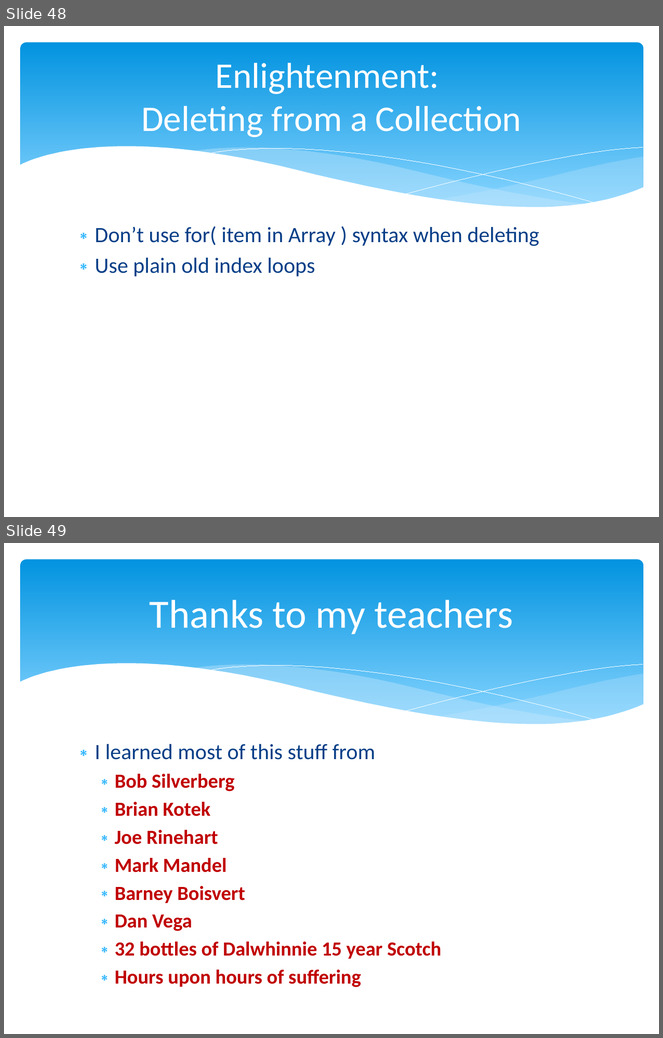
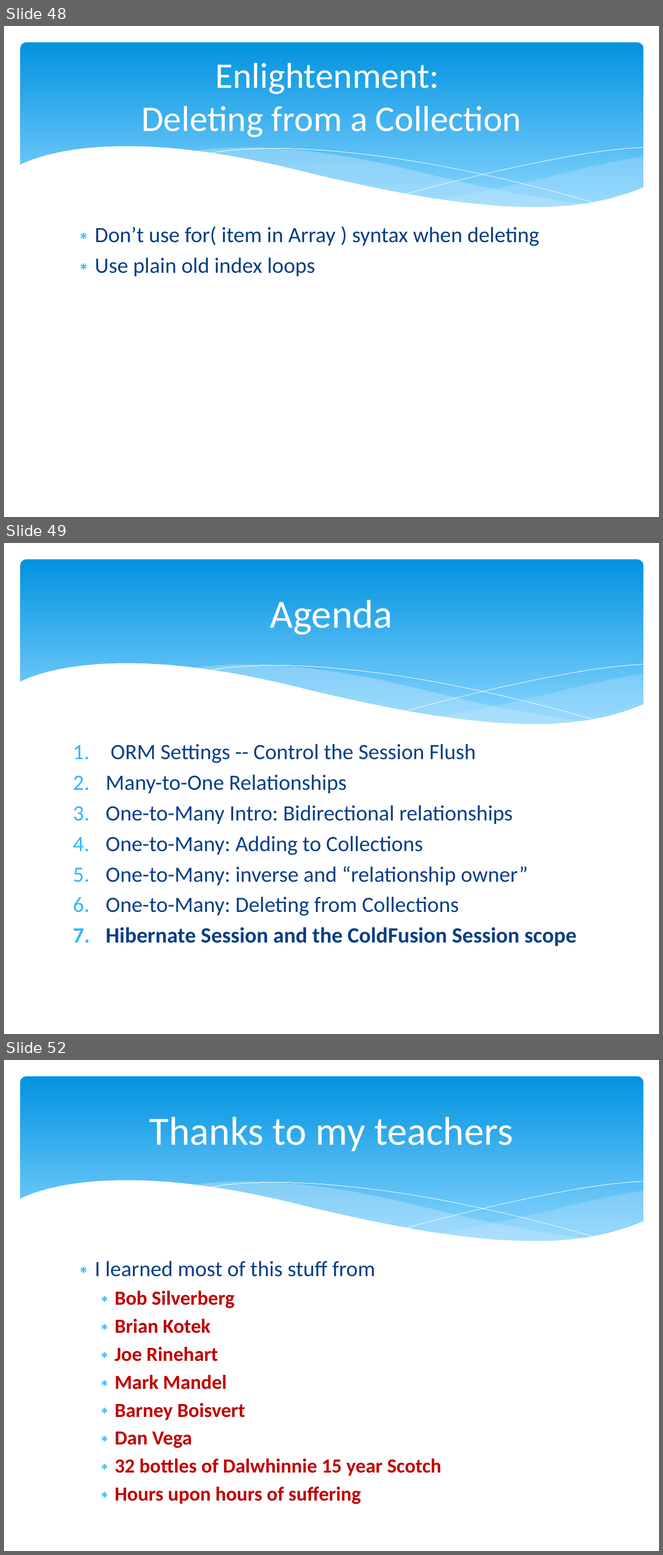
Before and after one commit to marcesher/mxunit-cfmeetups, a slide deck: CFObjective_ORMZen/preso/orm_zen.ppt.pptx. Shown one above the other, each under a label of ours: slides 48 and 49 before the commit, slides 48, 49 and 52 after it; the slides between them are not shown. The pictures are 663x1038 and 663x1555 pixels, drawn with LibreOffice and Linux fonts; fonts in the diff are those of the drawing. Boxes give left, top, right and bottom in pixels: in the first picture for what was removed or moved away, otherwise in the second. Text is boxed around its words. In the diff, an @@ line names an element or a change of style, - is before the commit and + after.

```diff
--- a/CFObjective_ORMZen/preso/orm_zen.ppt.pptx
+++ b/CFObjective_ORMZen/preso/orm_zen.ppt.pptx
@@ slide 49 added at [4,543,659,1034], background #FFFFFF; not listed: 6 template elements that a slide beside it also shows @@
@@ title added at [270,600,393,635], 44 pt, text #FFFFFF @@
+Agenda
@@ text added at [106,744,577,947], 24 pt, text #073E87 @@
+1. ORM Settings -- Control the Session Flush
+2. Many-to-One Relationships
+3. One-to-Many Intro: Bidirectional relationships
+4. One-to-Many: Adding to Collections
+5. One-to-Many: inverse and “relationship owner”
+6. One-to-Many: Deleting from Collections
+7. Hibernate Session and the ColdFusion Session scope
@@ what was slide 49 is now slide 52 @@
```
Also in this commit, not shown: 3 other slides added.
